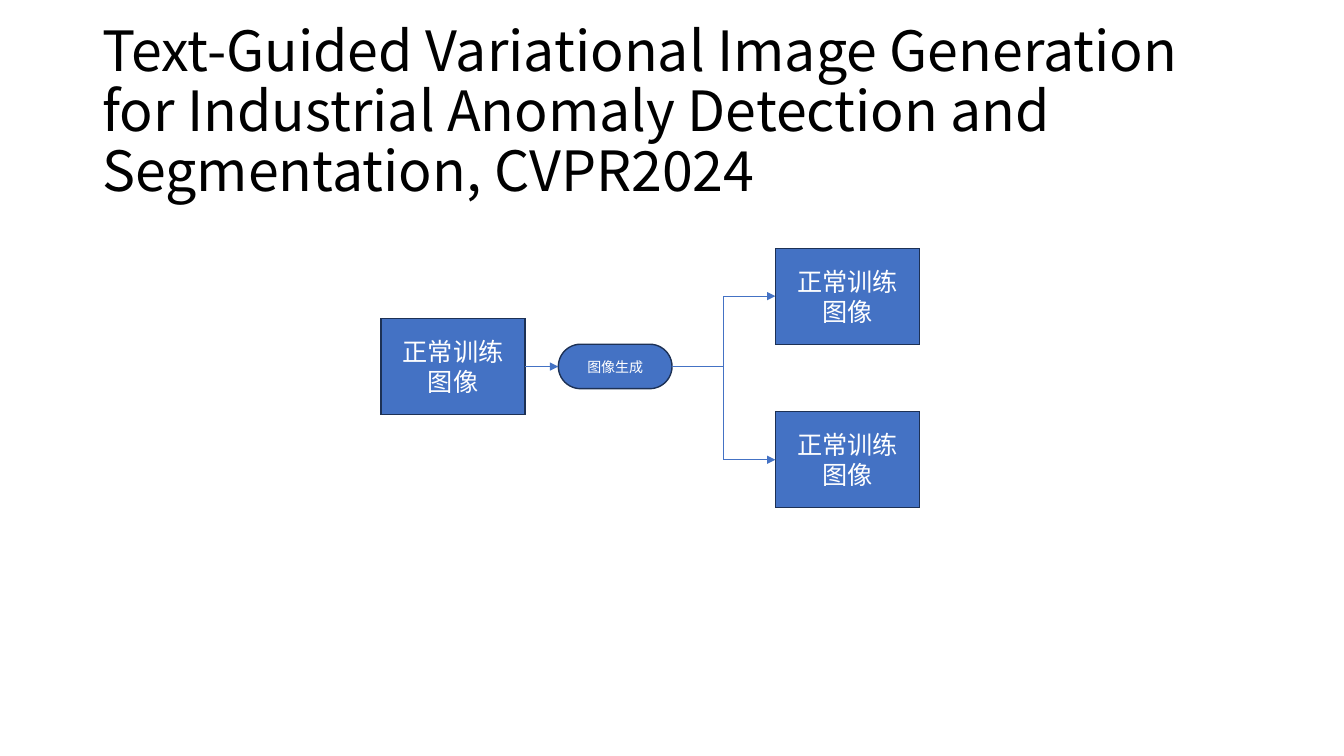
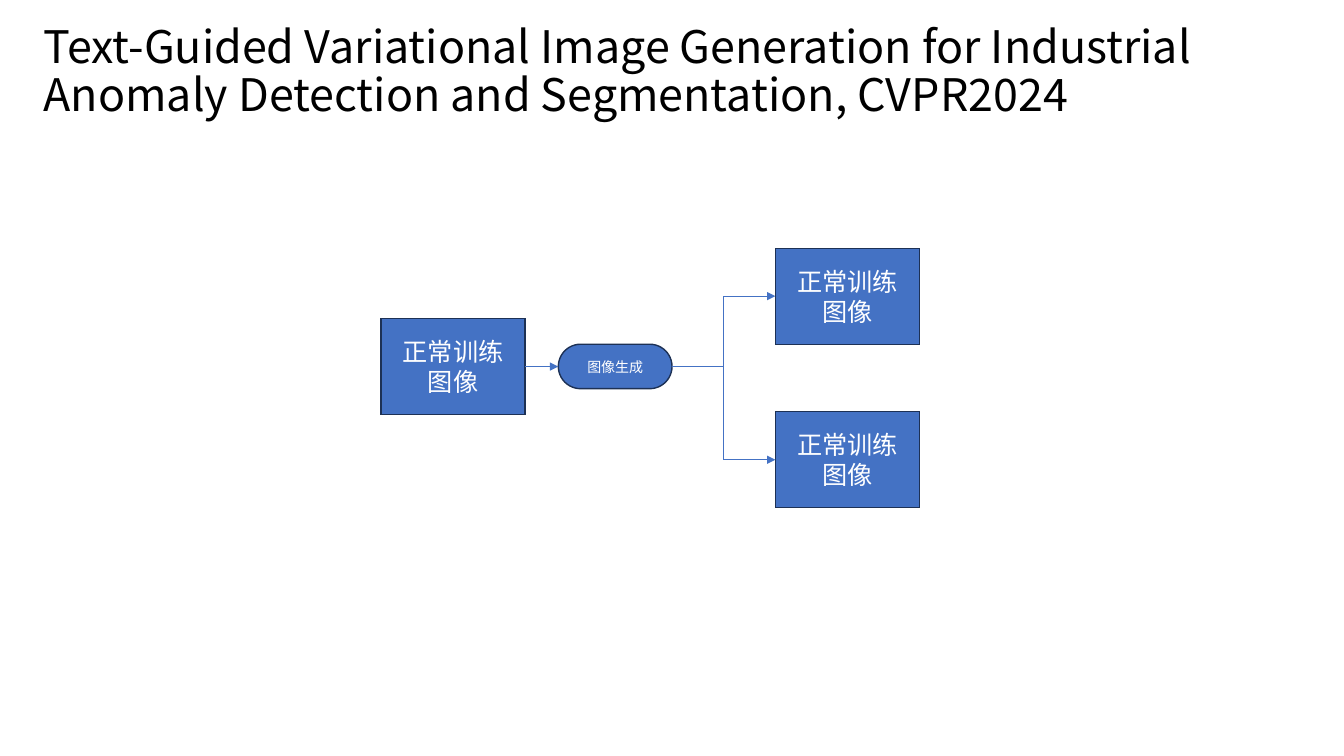
Before and after one commit to lizhenbang56/Papers, a slide deck: slide 18 of papers/车底检测/车底爆炸物检测.pptx (slide 17 before the commit). Drawn at 1344x756 pixels with LibreOffice and Linux fonts; fonts in the diff are those of the drawing. Boxes give left, top, right and bottom in pixels: in the first picture for what was removed or moved away, otherwise in the second. Text is boxed around its words. In the diff, an @@ line names an element or a change of style, - is before the commit and + after.

```diff
--- a/papers/车底检测/车底爆炸物检测.pptx
+++ b/papers/车底检测/车底爆炸物检测.pptx
@@ title "Text-Guided Variational Image Generation for ...": place and size @@
-title "Text-Guided Variational Image Generation for ..." at box(102, 27, 1177, 205)
+title "Text-Guided Variational Image Generation for ..." at box(44, 26, 1191, 123)
@@ title "Text-Guided Variational Image Generation for ..." at box(44, 26, 1191, 123): size 39.6 to 32 pt @@
```
Also in this commit, not shown: 3 other slides changed, 6 slides added, 46 other files.
